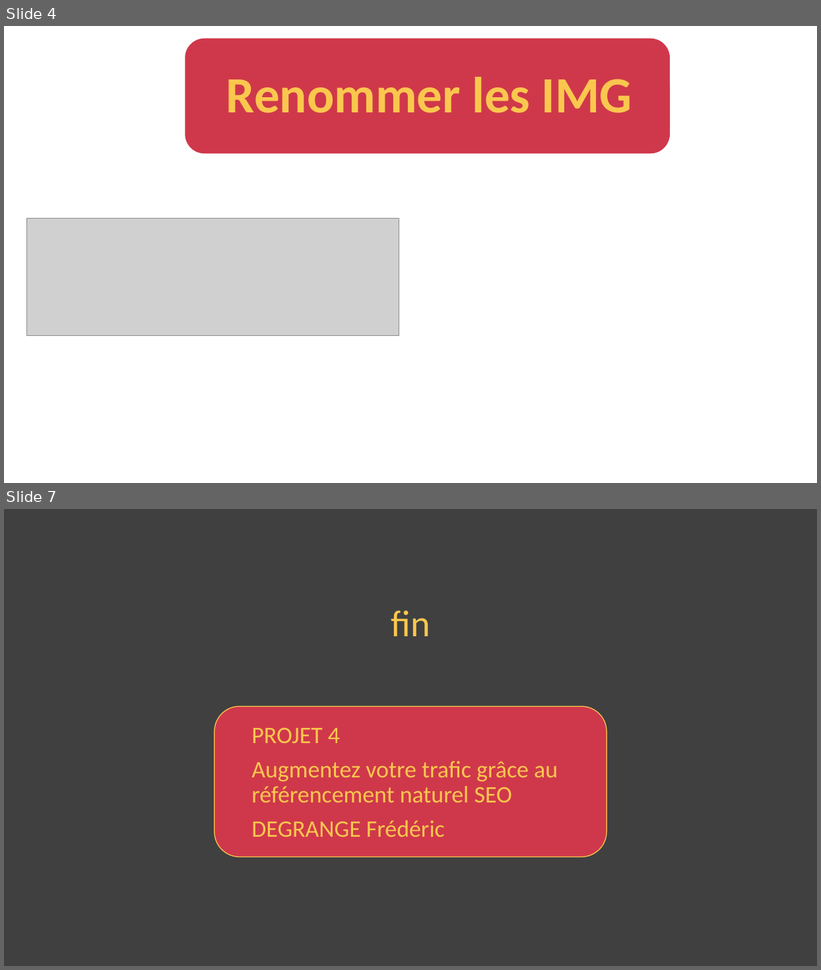
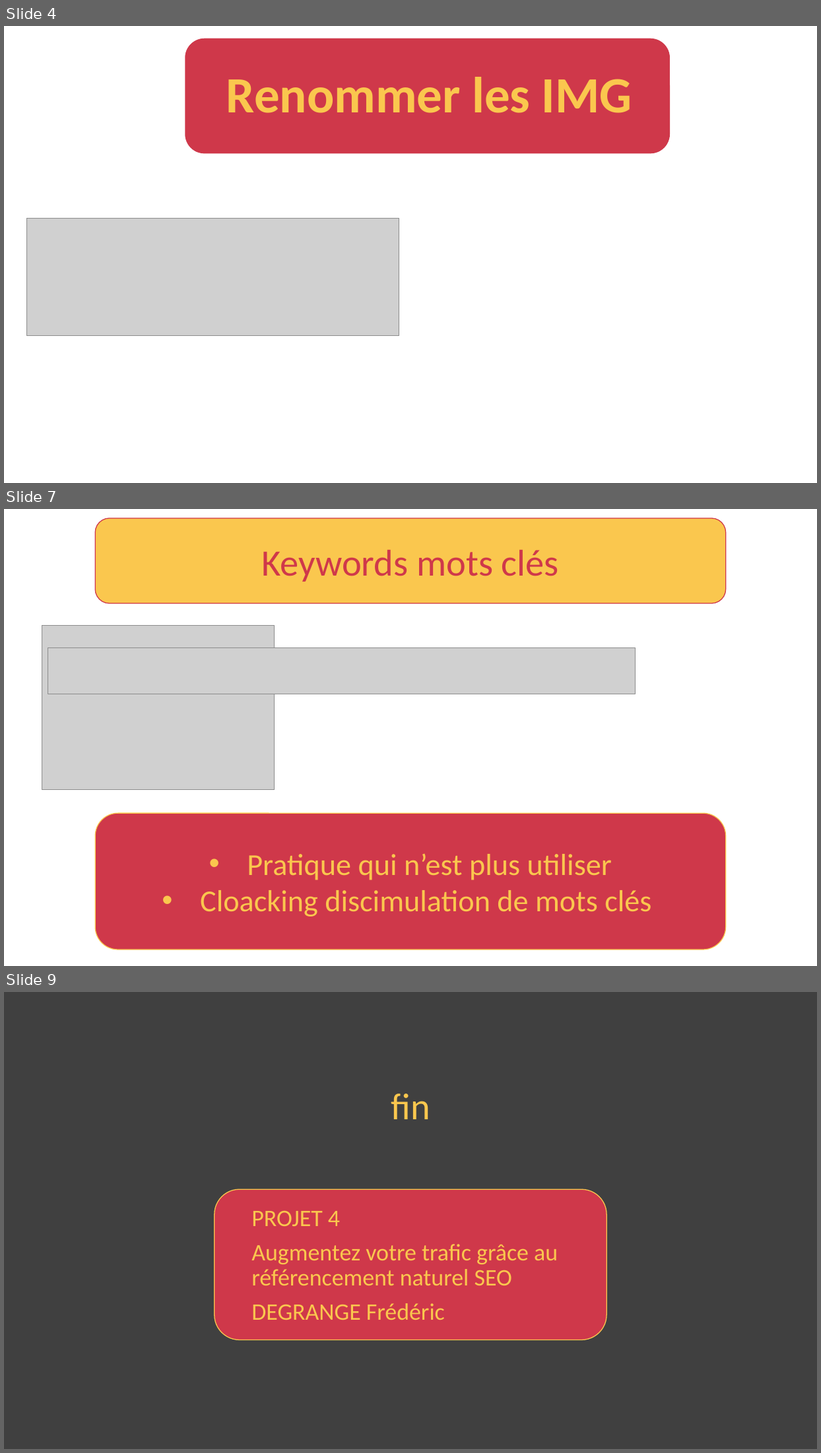
Before and after one commit to devfredgithub/p4DEGRANGEfred, a slide deck: chouette agence.pptx. Shown one above the other, each under a label of ours: slides 4 and 7 before the commit, slides 4, 7 and 9 after it; the slides between them are not shown. The pictures are 821x970 and 821x1453 pixels, drawn with LibreOffice and Linux fonts; fonts in the diff are those of the drawing; grey boxes stand for pictures. Boxes give left, top, right and bottom in pixels: in the first picture for what was removed or moved away, otherwise in the second. Text is boxed around its words. In the diff, an @@ line names an element or a change of style, - is before the commit and + after.

```diff
--- a/chouette agence.pptx
+++ b/chouette agence.pptx
@@ slide 7 added at bbox=[4, 509, 817, 966], background #FFFFFF @@
@@ rounded rectangle added at bbox=[96, 518, 726, 603], fill #FAC74E, outline #CF384A 1 pt, 44 pt, text #CF384A @@
+Keywords mots clés
@@ picture added at bbox=[42, 626, 274, 790] @@
@@ picture added at bbox=[48, 648, 636, 694] @@
@@ rounded rectangle added at bbox=[96, 813, 726, 950], fill #CF384A, outline #FAC74E 1 pt, 36 pt, text #FAC74E @@
+• Pratique qui n’est plus utiliser
+• Cloacking discimulation de mots clés
@@ what was slide 7 is now slide 9 @@
```
Also in this commit, not shown: 2 slides changed, 1 other slide added, 1 other file.
